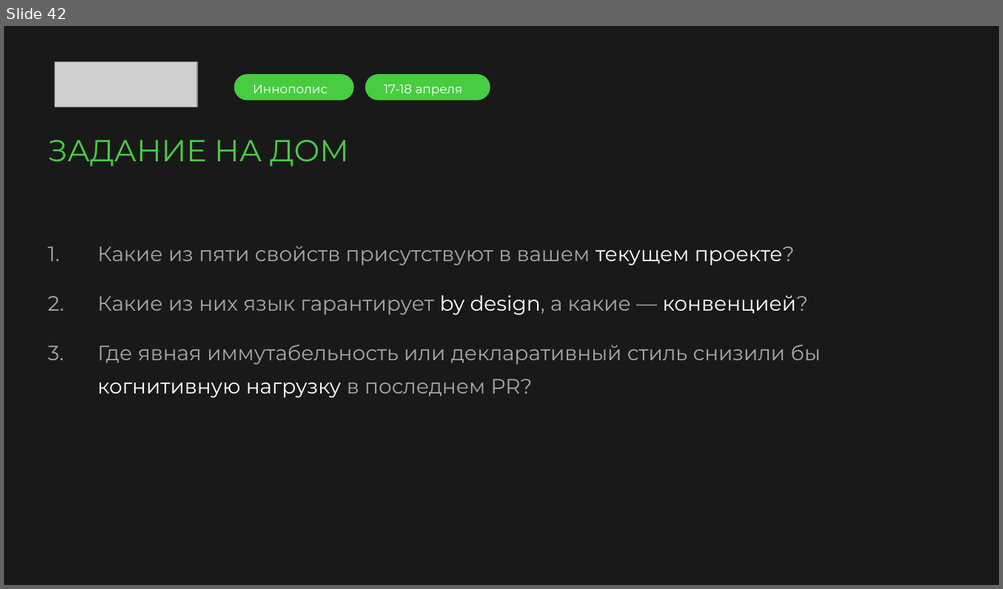
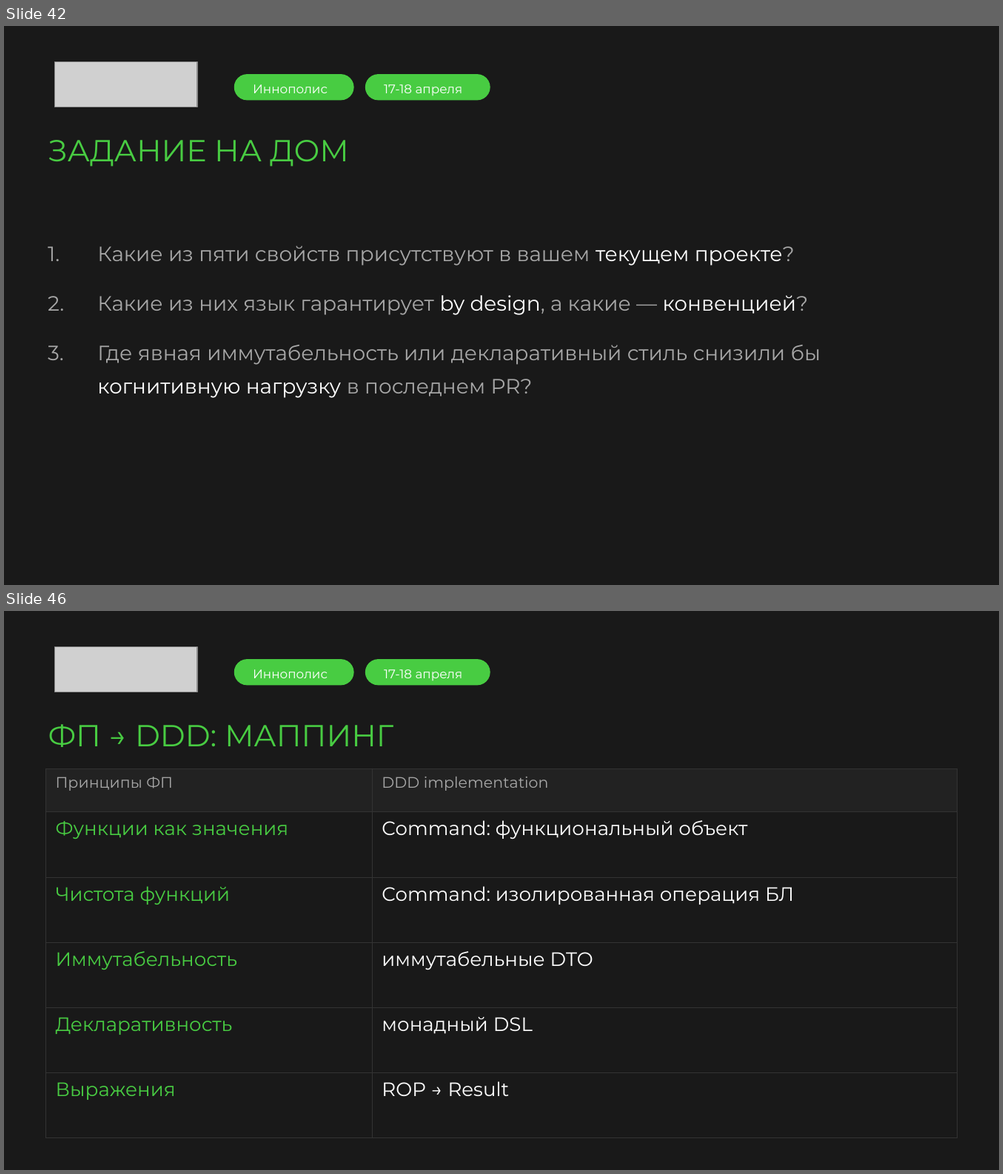
Before and after one commit to argent-smith/presentations, a slide deck: FP_Talk_2026/merge/presentation.pptx. Shown one above the other, each under a label of ours: slide 42 before the commit, slides 42 and 46 after it; the slides between them are not shown. The pictures are 1003x589 and 1003x1174 pixels, drawn with LibreOffice and Linux fonts; fonts in the diff are those of the drawing; grey boxes stand for pictures; background and template pictures are left out. Boxes give left, top, right and bottom in pixels: in the first picture for what was removed or moved away, otherwise in the second. Text is boxed around its words. In the diff, an @@ line names an element or a change of style, - is before the commit and + after.

```diff
--- a/FP_Talk_2026/merge/presentation.pptx
+++ b/FP_Talk_2026/merge/presentation.pptx
@@ slide 46 added at [4,611,999,1170], background picture (left out) @@
@@ picture added at [55,647,197,692] @@
@@ rounded rectangle added at [233,659,353,684], fill #48CC42 @@
@@ text added at [253,669,327,678], 9 pt, text #FFFFFF @@
+Иннополис
@@ rounded rectangle added at [365,659,490,684], fill #48CC42 @@
@@ text added at [384,669,463,681], 9 pt, text #FFFFFF @@
+17-18 апреля
@@ text added at [48,724,393,747], 22 pt, text #48CC42 @@
+ФП → DDD: МАППИНГ
@@ table added at [45,769,957,1139], 6 rows, 2 columns @@
+Принципы ФП | DDD implementation
+Функции как значения | Command: функциональный объект
+Чистота функций | Command: изолированная операция БЛ
+Иммутабельность | иммутабельные DTO
+Декларативность | монадный DSL
+Выражения | ROP → Result
```
Also in this commit, not shown: 4 other slides added.
